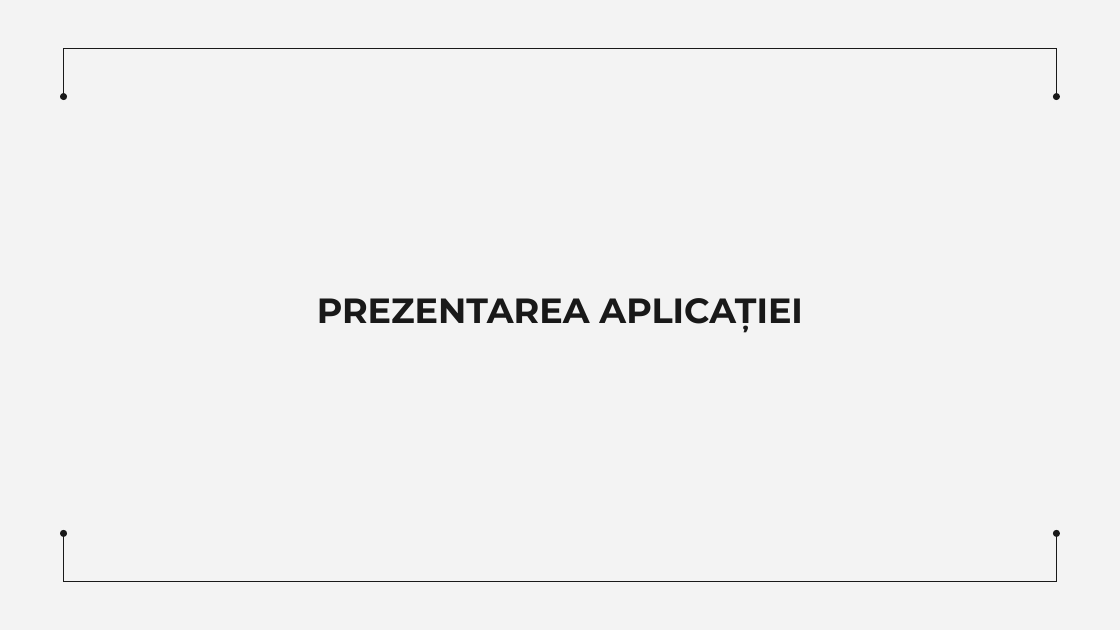
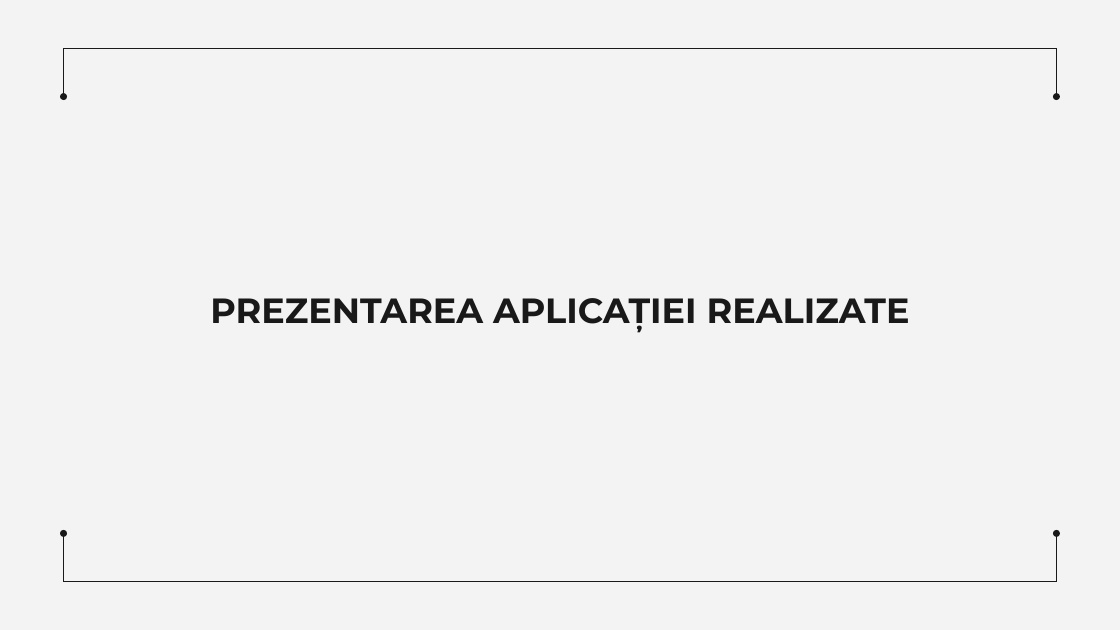
Before and after one commit to DoroganVadim/Teza-de-licenta, a slide deck: slide 16 of Dorogan_Vadim_Teză_de_Licență(prezentare).pptx. Drawn at 1120x630 pixels with LibreOffice and Linux fonts; fonts in the diff are those of the drawing. Boxes give left, top, right and bottom in pixels: in the first picture for what was removed or moved away, otherwise in the second. Text is boxed around its words. In the diff, an @@ line names an element or a change of style, - is before the commit and + after.

```diff
--- a/Dorogan_Vadim_Teză_de_Licență(prezentare).pptx
+++ b/Dorogan_Vadim_Teză_de_Licență(prezentare).pptx
@@ title at <box>210,298,910,331</box>: text changed @@
-PREZENTAREA APLICAȚIEI
+PREZENTAREA APLICAȚIEI REALIZATE
```
Also in this commit, not shown: 10 other slides changed, 1 slide added, 1 slide removed, 30 other files.
